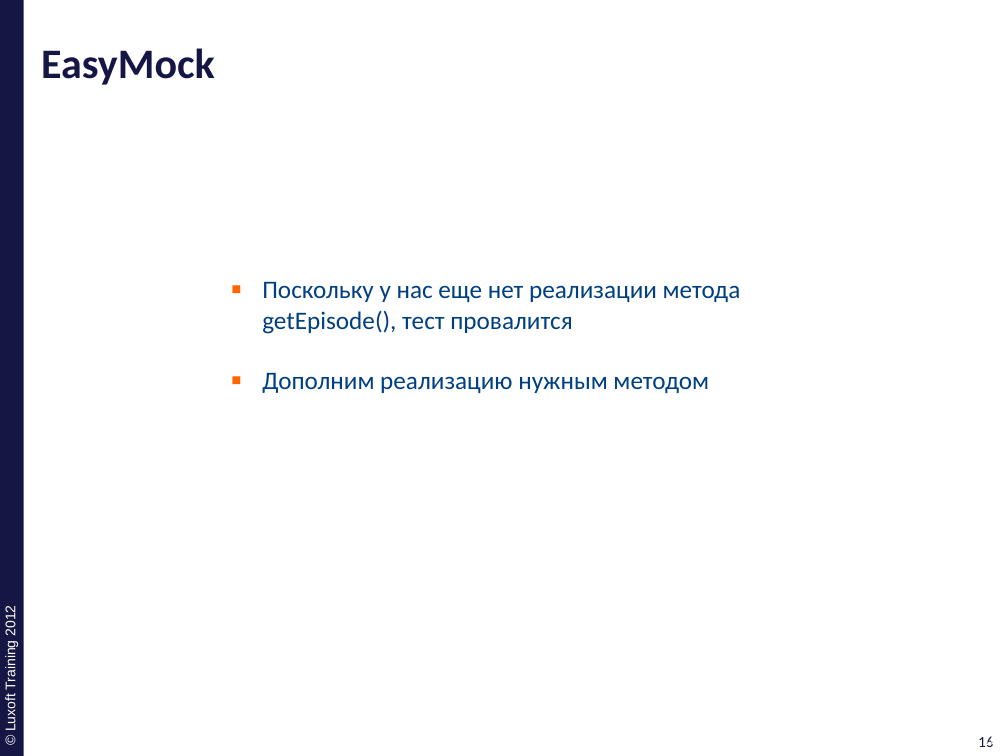
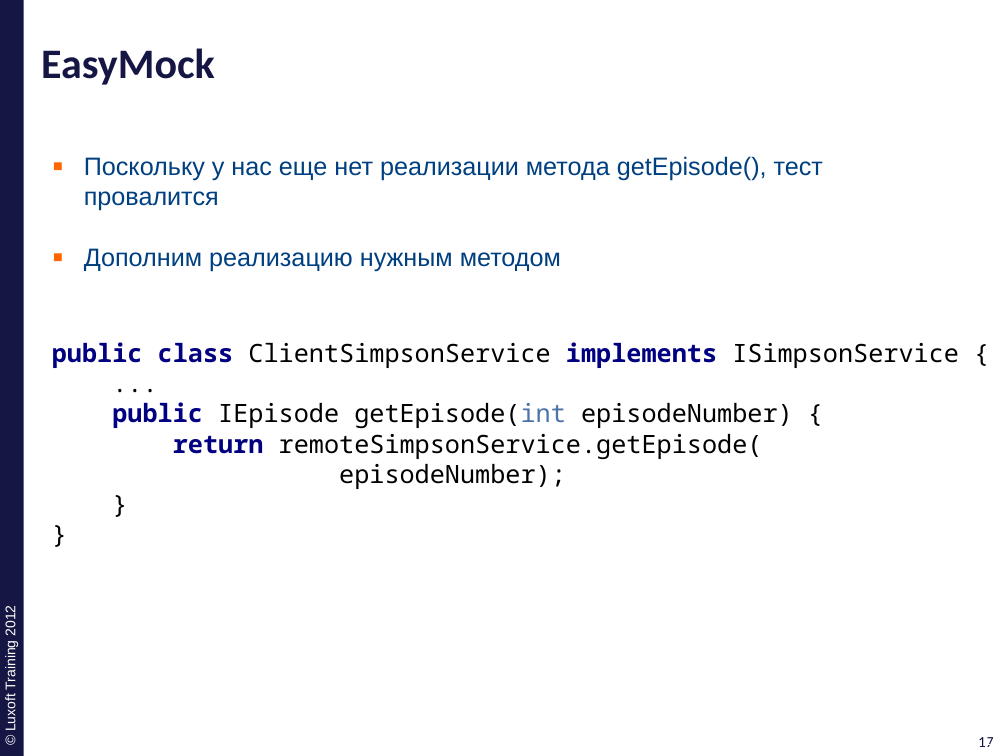
Before and after one commit to ivan-dyachenko/Trainings, a slide deck: slide 17 of Test Driven Development/materials/pptx/5. TDD-EasyMock.pptx (slide 16 before the commit). Drawn at 1008x756 pixels with LibreOffice and Linux fonts; fonts in the diff are those of the drawing; background and template pictures are left out. Boxes give left, top, right and bottom in pixels: in the first picture for what was removed or moved away, otherwise in the second. Text is boxed around its words. In the diff, an @@ line names an element or a change of style, - is before the commit and + after.

Commit message:
complete EasyMock presentaion and code exapmles

```diff
--- a/Test Driven Development/materials/pptx/5. TDD-EasyMock.pptx
+++ b/Test Driven Development/materials/pptx/5. TDD-EasyMock.pptx
@@ text "Поскольку у нас еще нет ...": place and size @@
-text "Поскольку у нас еще нет ..." at (262,281,741,393)
+text "Поскольку у нас еще нет ..." at (84,156,823,271)
@@ text "Поскольку у нас еще нет ..." at (84,156,823,271): font Calibri to Arial @@
@@ text added at (52,342,959,489), 18 pt, text #000000 @@
+public class ClientSimpsonService implements ISimpsonService {
+...
+public IEpisode getEpisode(int episodeNumber) {
+return remoteSimpsonService.getEpisode(
+episodeNumber);
+}
+}
@@ page number at (978,737,994,747): text changed @@
-16
+17
@@ page number at (983,737,999,747): text changed @@
-16
+17
```
Also in this commit, not shown: 17 other slides changed, 4 slides added, 2 slides removed.
